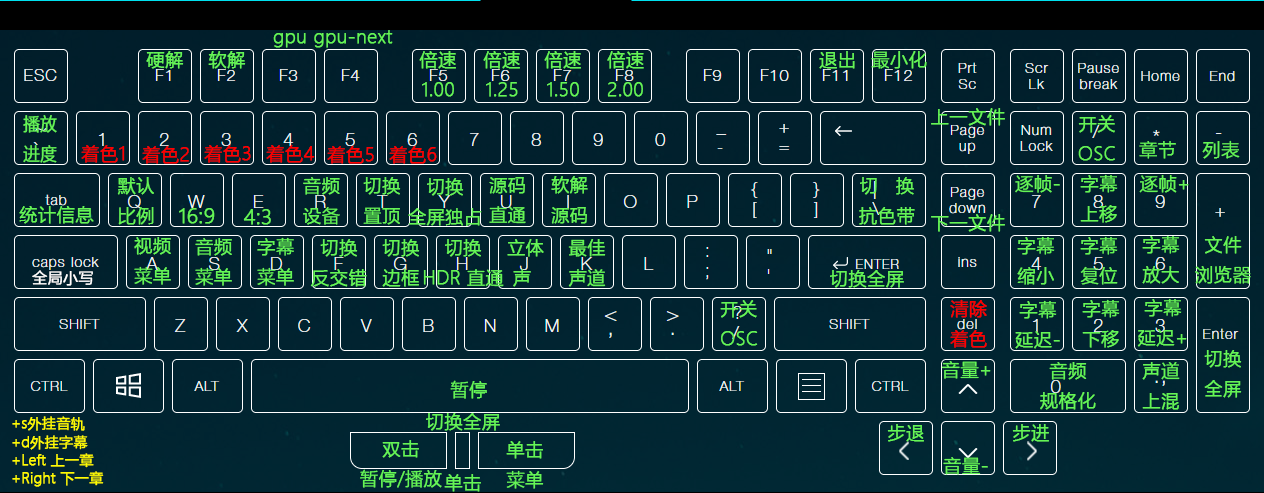
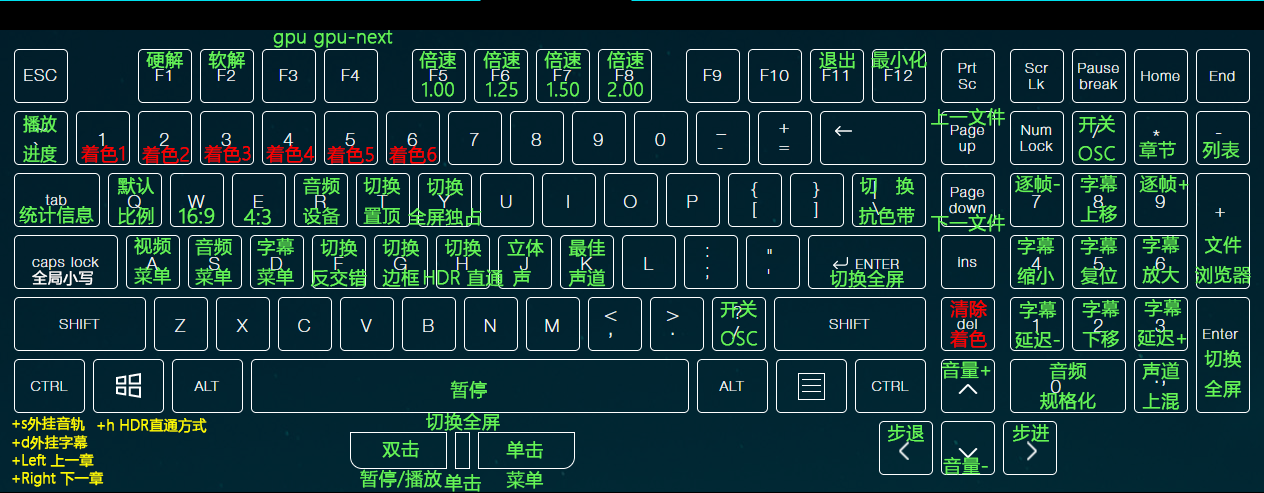
Layered file, before and after one edit (1264 × 493). Changes by layer:
removed layer "开启源码直通" over left=489, top=177, right=526, bottom=224
removed layer "关闭源码直通" over left=551, top=176, right=588, bottom=224
added layer "+h HDR直通方式" above "开关 OSC" over left=97, top=418, right=207, bottom=433
